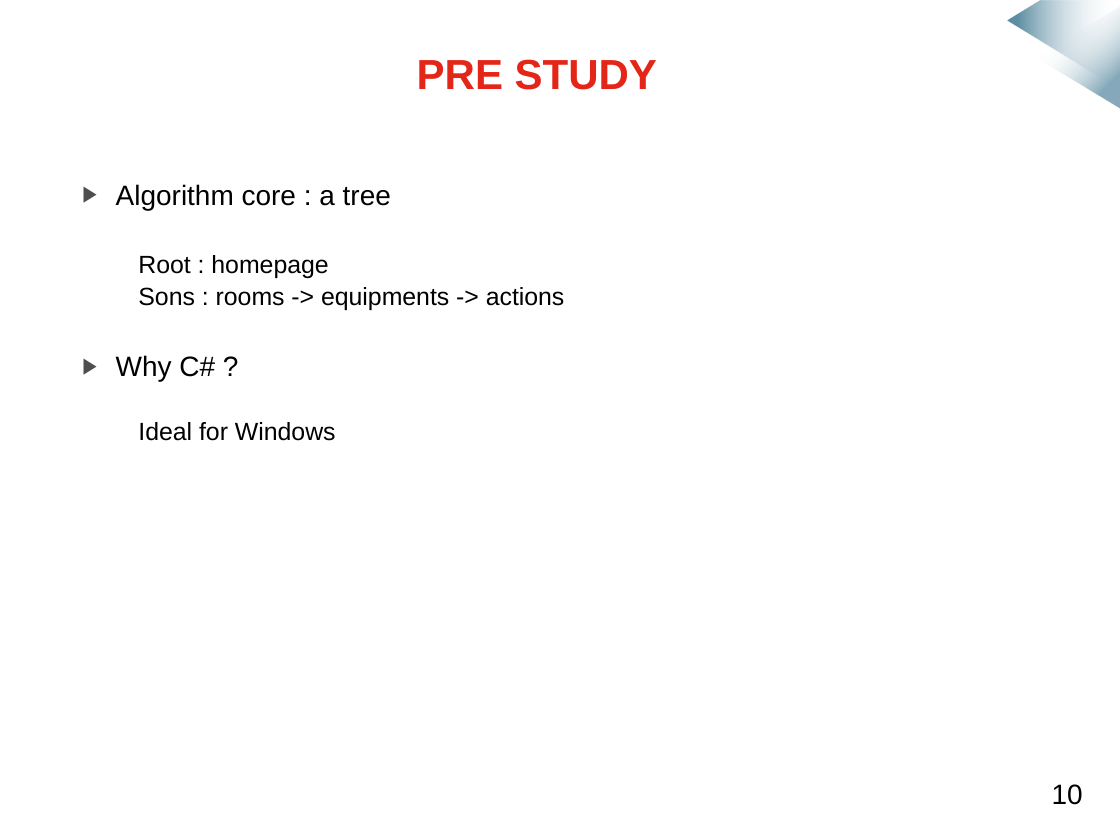
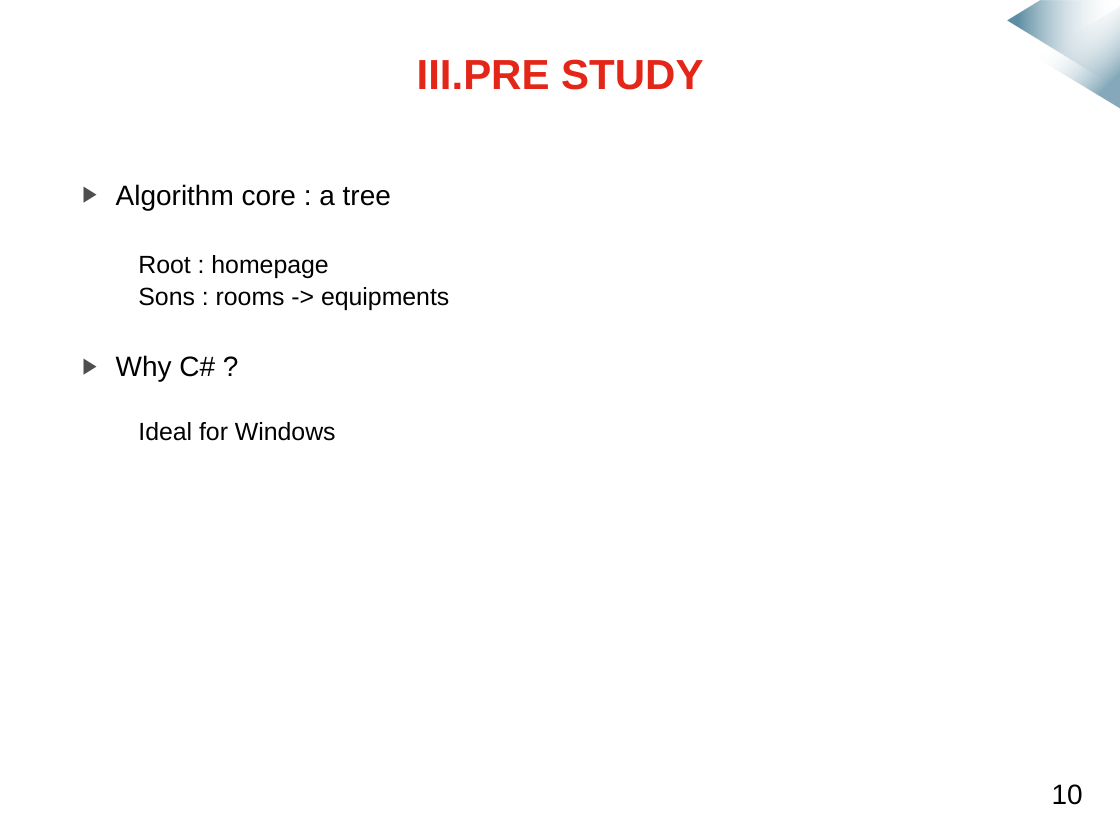
Before and after one commit to mmeven/EP_Domotique_Tablette, a slide deck: slide 9 of Rendu/Diapo_prototype_janvier.pptx. Drawn at 1120x840 pixels with LibreOffice and Linux fonts; fonts in the diff are those of the drawing; background and template pictures are left out. Boxes give left, top, right and bottom in pixels: in the first picture for what was removed or moved away, otherwise in the second. Text is boxed around its words. In the diff, an @@ line names an element or a change of style, - is before the commit and + after.

```diff
--- a/Rendu/Diapo_prototype_janvier.pptx
+++ b/Rendu/Diapo_prototype_janvier.pptx
@@ title at (417,59,703,90): text changed @@
-PRE STUDY
+III.PRE STUDY
@@ text at (138,287,449,310): text changed @@
-  Sons : rooms -> equipments -> actions
+  Sons : rooms -> equipments
```
Also in this commit, not shown: 12 other slides changed.
